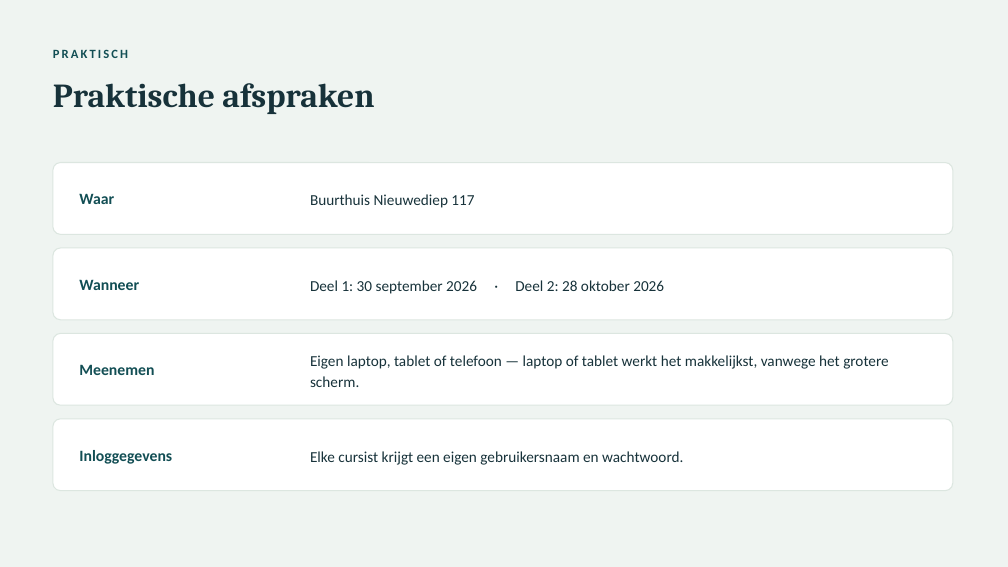
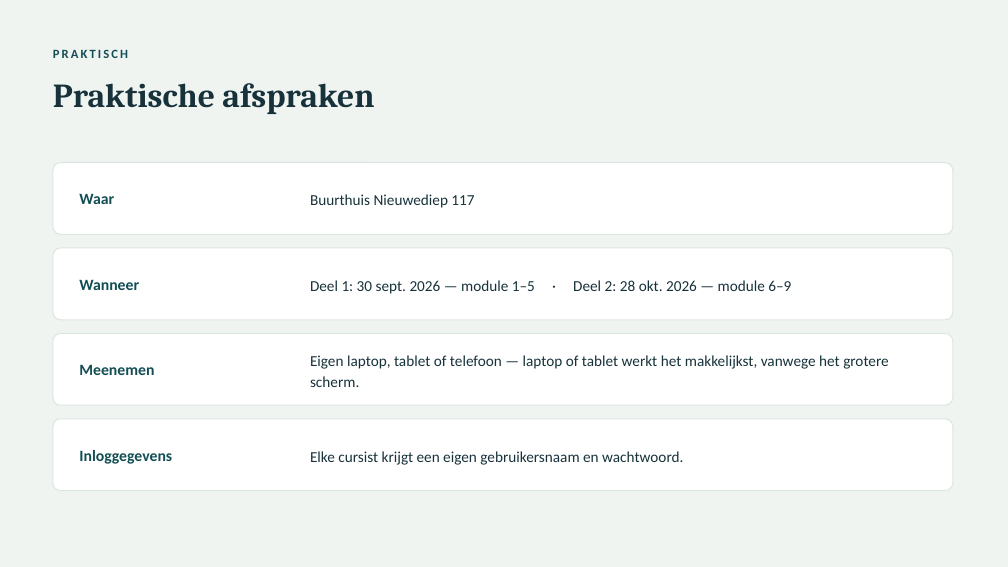
Before and after one commit to dirkplat1999/PC-AI-Cursus, a slide deck: slide 9 of marketing/opening-presentatie.pptx (slide 8 before the commit). Drawn at 1008x567 pixels with LibreOffice and Linux fonts; fonts in the diff are those of the drawing. Boxes give left, top, right and bottom in pixels: in the first picture for what was removed or moved away, otherwise in the second. Text is boxed around its words. In the diff, an @@ line names an element or a change of style, - is before the commit and + after.

```diff
--- a/marketing/opening-presentatie.pptx
+++ b/marketing/opening-presentatie.pptx
@@ text at (x1=310, y1=280, x2=791, y2=294): text changed @@
-Deel 1: 30 september 2026 · Deel 2: 28 oktober 2026
+Deel 1: 30 sept. 2026 — module 1–5 · Deel 2: 28 okt. 2026 — module 6–9
```
Also in this commit, not shown: 1 other slide changed, 1 slide added, 6 other files.
